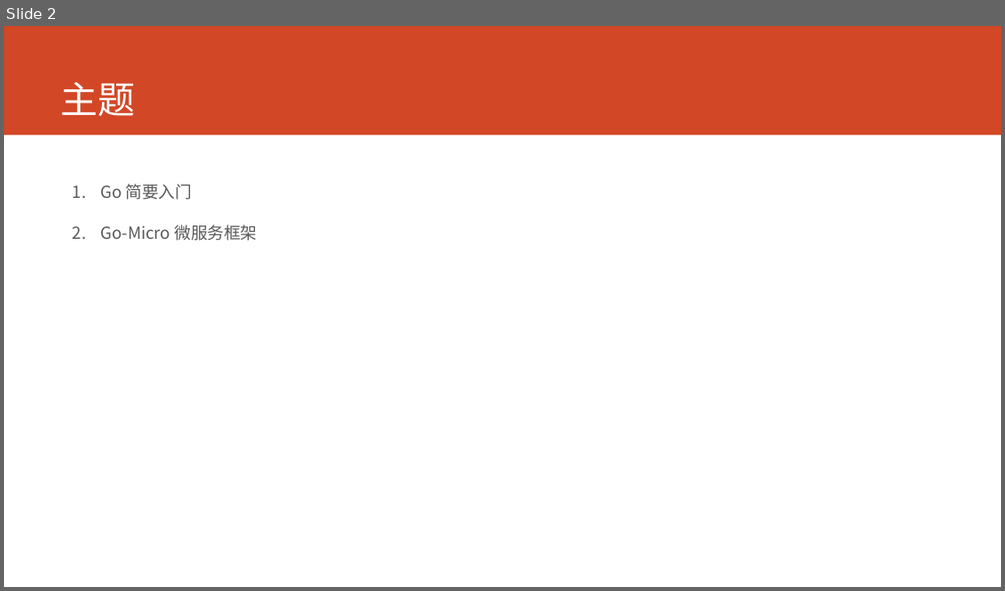
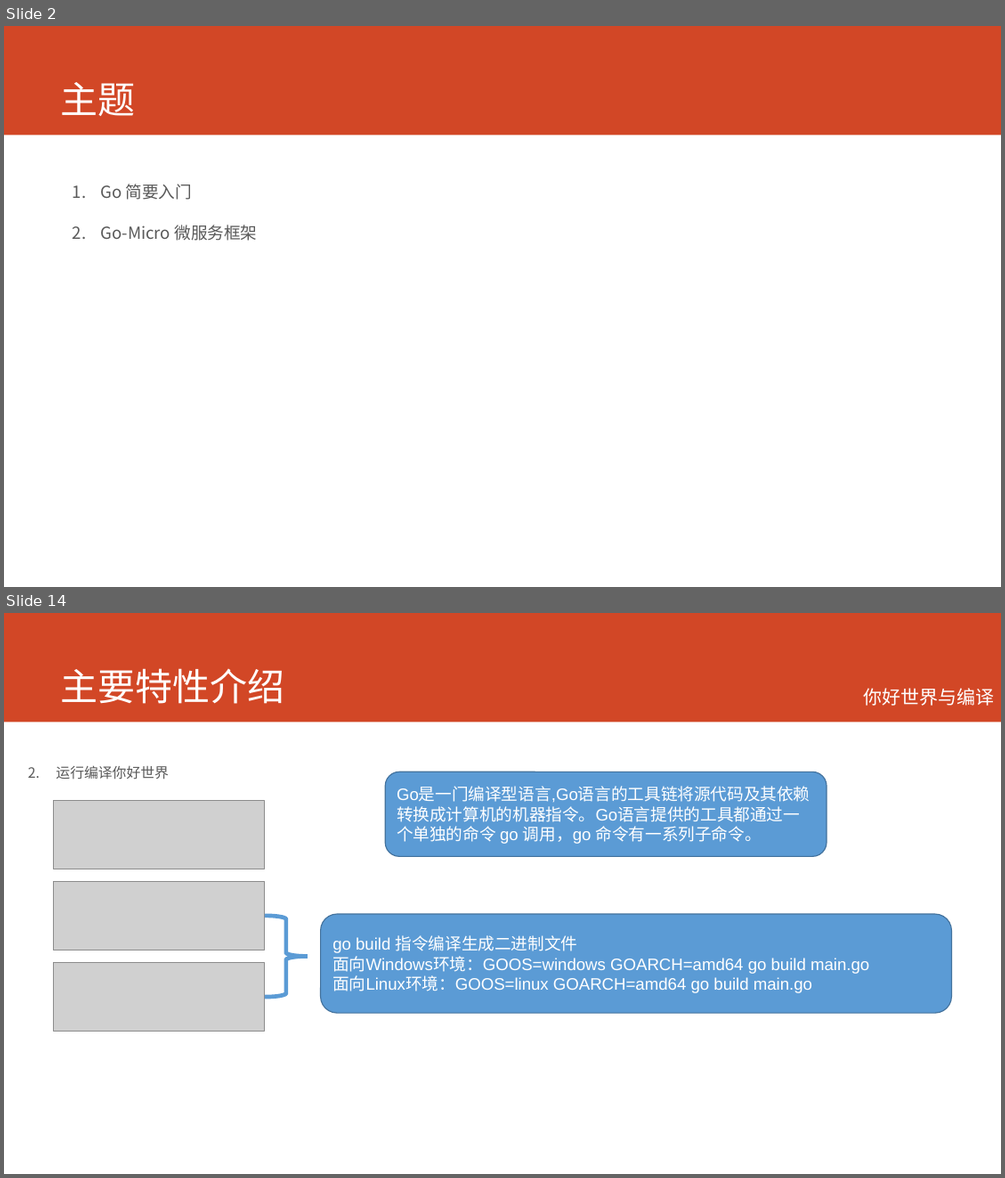
Before and after one commit to printfcoder/printfcoder, a slide deck: course/course-for-emc.pptx. Shown one above the other, each under a label of ours: slide 2 before the commit, slides 2 and 14 after it; the slides between them are not shown. The pictures are 1005x591 and 1005x1178 pixels, drawn with LibreOffice and Linux fonts; fonts in the diff are those of the drawing; grey boxes stand for pictures. Boxes give left, top, right and bottom in pixels: in the first picture for what was removed or moved away, otherwise in the second. Text is boxed around its words. In the diff, an @@ line names an element or a change of style, - is before the commit and + after.

```diff
--- a/course/course-for-emc.pptx
+++ b/course/course-for-emc.pptx
@@ slide 14 added at (4,613,1001,1174), background #FFFFFF; not listed: 1 template element that a slide beside it also shows @@
@@ title added at (61,668,285,704), 36 pt, text #FFFFFF @@
+主要特性介绍
@@ text added at (863,688,994,706), 18 pt, text #FFFFFF @@
+你好世界与编译
@@ text added at (56,765,169,779), 13.6 pt, text #595959 @@
+2. 运行编译你好世界
@@ rounded rectangle added at (386,771,826,856), fill #5B9BD5, outline #43739E 1 pt, 16 pt, text #FFFFFF @@
+Go是一门编译型语言,Go语言的工具链将源代码及其依赖转换成计算机的机器指令。Go语言提供的工具都通过一个单独的命令 go 调用，go 命令有一系列子命令。
@@ picture added at (53,800,264,868) @@
@@ picture added at (53,882,265,949) @@
@@ right brace added at (265,916,307,997), outline #5B9BD5 4 pt @@
@@ rounded rectangle added at (320,914,952,1013), fill #5B9BD5, outline #43739E 1 pt, 16 pt, text #FFFFFF @@
+go build 指令编译生成二进制文件
+面向Windows环境：GOOS=windows GOARCH=amd64 go build main.go
+面向Linux环境：GOOS=linux GOARCH=amd64 go build main.go
@@ picture added at (53,962,264,1031) @@
```
Also in this commit, not shown: 3 slides changed, 31 other slides added, 1 slide removed, 12 other files.
